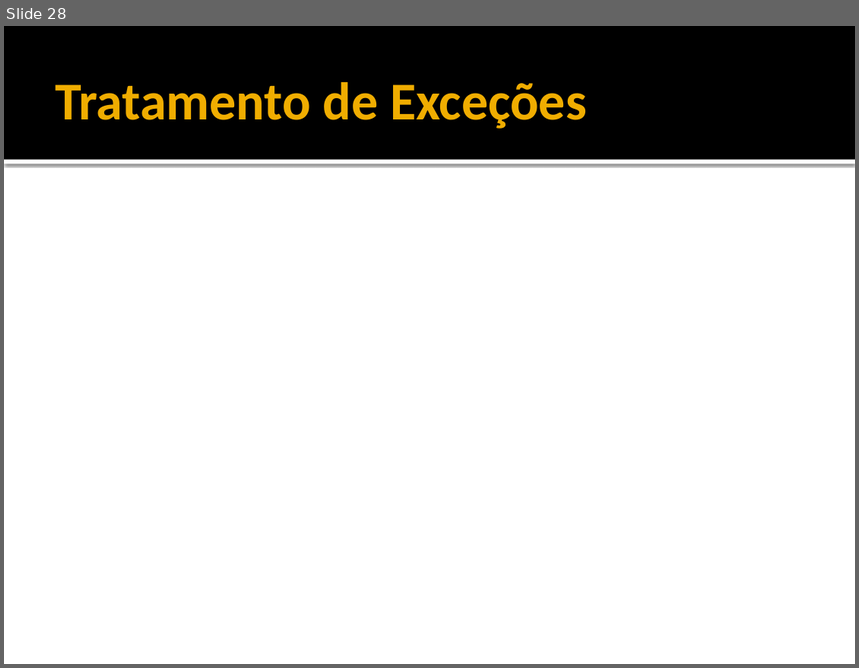
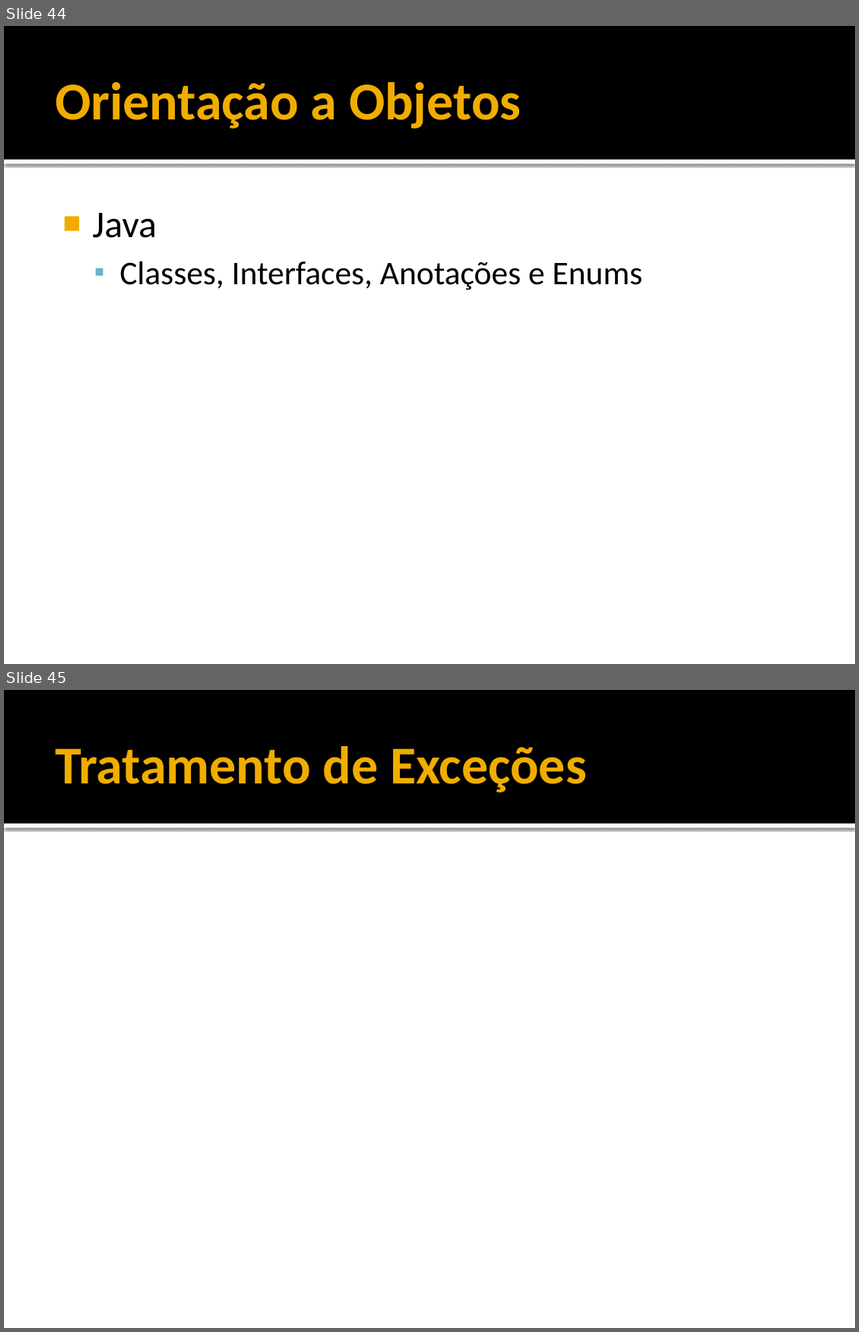
Before and after one commit to filosofisto/cpb-treinamento, a slide deck: Fundamentos/Fundamentos - Java Basico.pptx. Shown one above the other, each under a label of ours: slide 28 before the commit, slides 44 and 45 after it. The pictures are 859x668 and 859x1332 pixels, drawn with LibreOffice and Linux fonts; fonts in the diff are those of the drawing. Boxes give left, top, right and bottom in pixels: in the first picture for what was removed or moved away, otherwise in the second. Text is boxed around its words. In the diff, an @@ line names an element or a change of style, - is before the commit and + after.

Commit message:
Atualizacao Fundamentos - Java Basico.pptx
.

```diff
--- a/Fundamentos/Fundamentos - Java Basico.pptx
+++ b/Fundamentos/Fundamentos - Java Basico.pptx
@@ slide 44 added at [4, 26, 855, 664], background #FFFFFF; not listed: 2 template elements that a slide beside it also shows @@
@@ title added at [55, 82, 522, 129], 45 pt, text #F0AD00, bold @@
+Orientação a Objetos
@@ text added at [92, 213, 643, 290], 28 pt, text #000000 @@
+■ Java
+  ▪ Classes, Interfaces, Anotações e Enums
@@ what was slide 28 is now slide 45 @@
```
Also in this commit, not shown: 1 slide changed, 16 other slides added, 1 other file.
